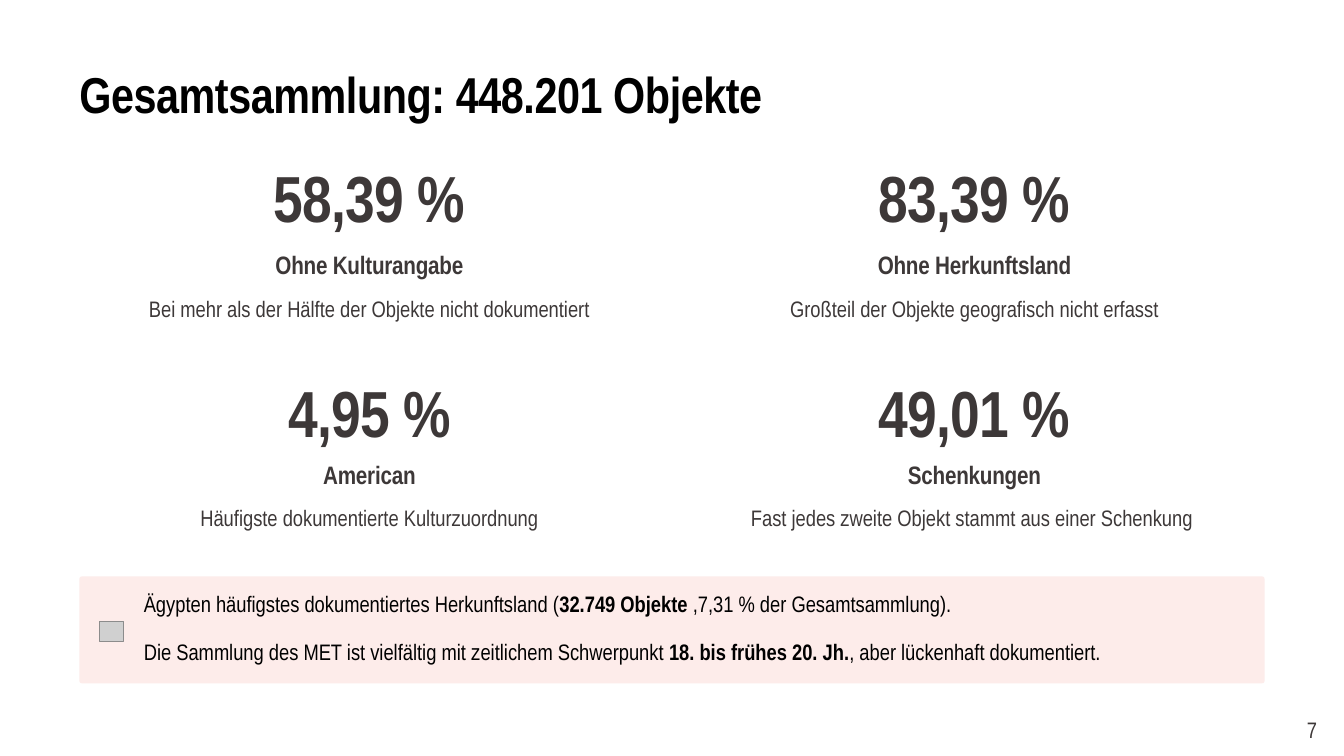
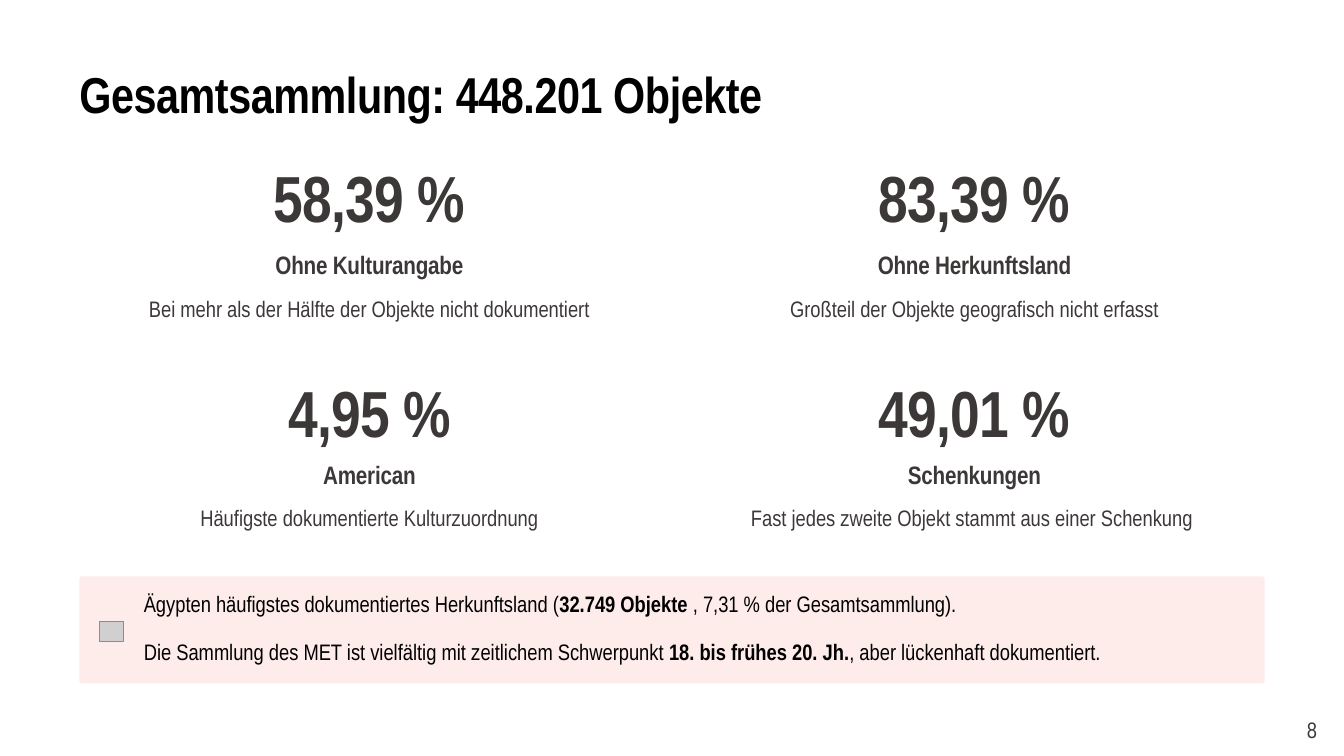
Before and after one commit to dr-dennis-theiss/met-iran-collection-analysis, a slide deck: slide 9 of presentation.pptx (slide 8 before the commit). Drawn at 1344x756 pixels with LibreOffice and Linux fonts; fonts in the diff are those of the drawing; grey boxes stand for pictures. Boxes give left, top, right and bottom in pixels: in the first picture for what was removed or moved away, otherwise in the second. Text is boxed around its words. In the diff, an @@ line names an element or a change of style, - is before the commit and + after.

```diff
--- a/presentation.pptx
+++ b/presentation.pptx
@@ text at [144, 594, 957, 617]: spaces changed @@
-Ägypten häufigstes dokumentiertes Herkunftsland (32.749 Objekte ,7,31 % der Gesamtsammlung).
+Ägypten häufigstes dokumentiertes Herkunftsland (32.749 Objekte , 7,31 % der Gesamtsammlung).
@@ text at [1307, 722, 1317, 738]: text changed @@
-7
+8
```
Also in this commit, not shown: 8 other slides changed, 1 slide added.
